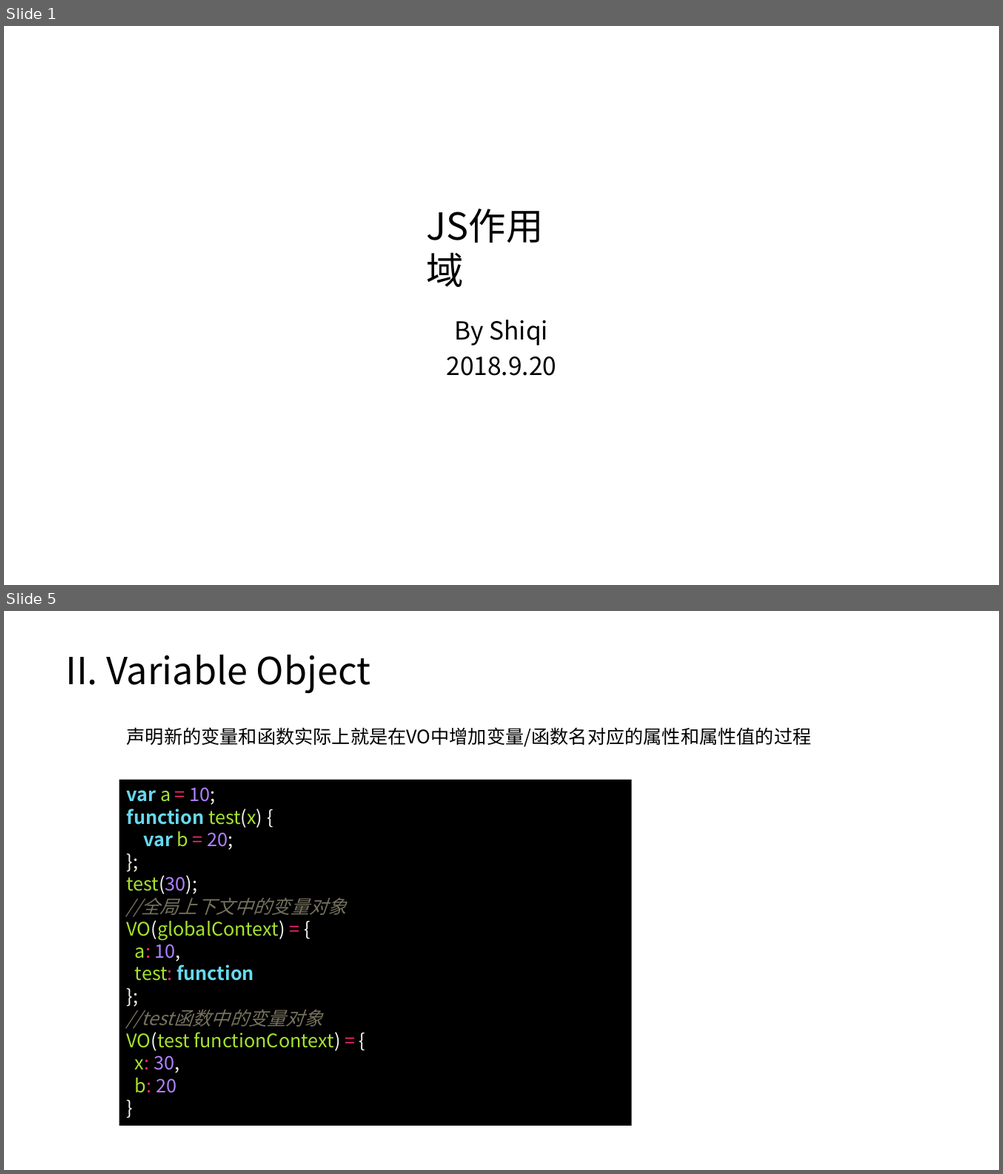
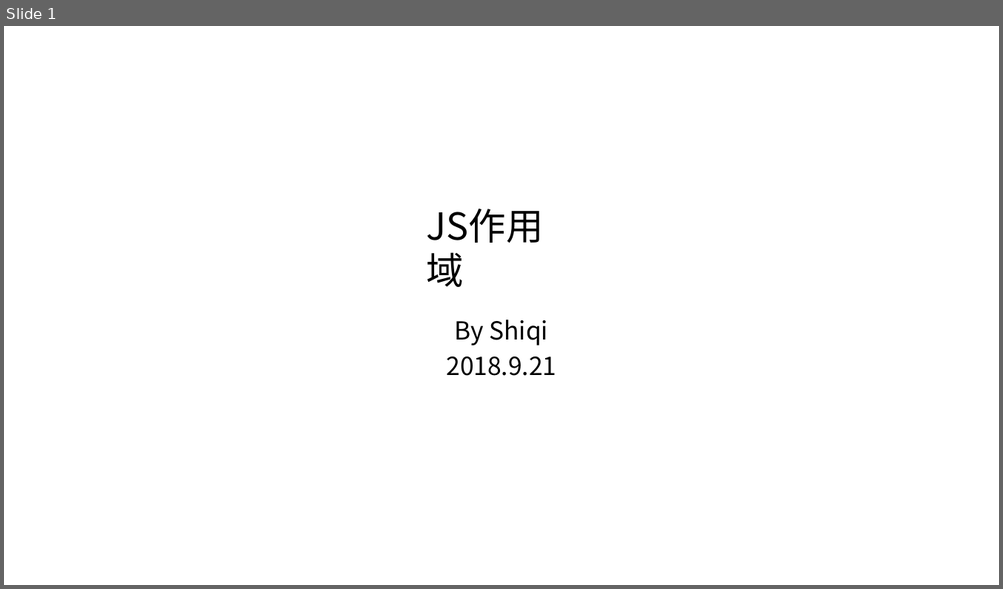
Before and after one commit to timeless15/timeless15.github.io, a slide deck: scope.pptx. Shown one above the other, each under a label of ours: slides 1 and 5 before the commit, slide 1 after it; the slides between them are not shown. The pictures are 1003x1174 and 1003x589 pixels, drawn with LibreOffice and Linux fonts; fonts in the diff are those of the drawing. Boxes give left, top, right and bottom in pixels: in the first picture for what was removed or moved away, otherwise in the second. Text is boxed around its words. In the diff, an @@ line names an element or a change of style, - is before the commit and + after.

```diff
--- a/scope.pptx
+++ b/scope.pptx
@@ slide 5 removed at [4, 611, 999, 1170], background #FFFFFF @@
@@ text removed at [65, 655, 370, 694] @@
-II. Variable Object
@@ text removed at [127, 727, 811, 747] @@
-声明新的变量和函数实际上就是在VO中增加变量/函数名对应的属性和属性值的过程
@@ rectangle removed at [119, 780, 632, 1126] @@
-var a = 10;
-function test(x) {
-var b = 20;
-};
-test(30);
-//全局上下文中的变量对象
-VO(globalContext) = {
-a: 10,
-test: function
-};
-//test函数中的变量对象
-VO(test functionContext) = {
-x: 30,
-b: 20
-}
@@ slide 1 changed as well @@
@@ text at [446, 357, 556, 376]: text changed @@
-2018.9.20
+2018.9.21
```
Also in this commit, not shown: 4 other slides changed, 10 slides added, 8 other files.
